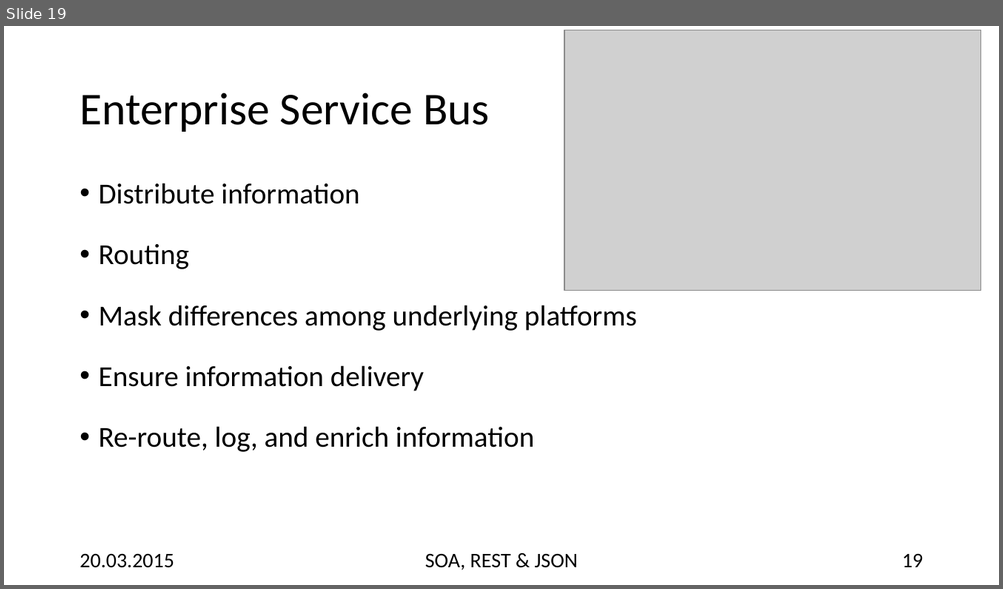
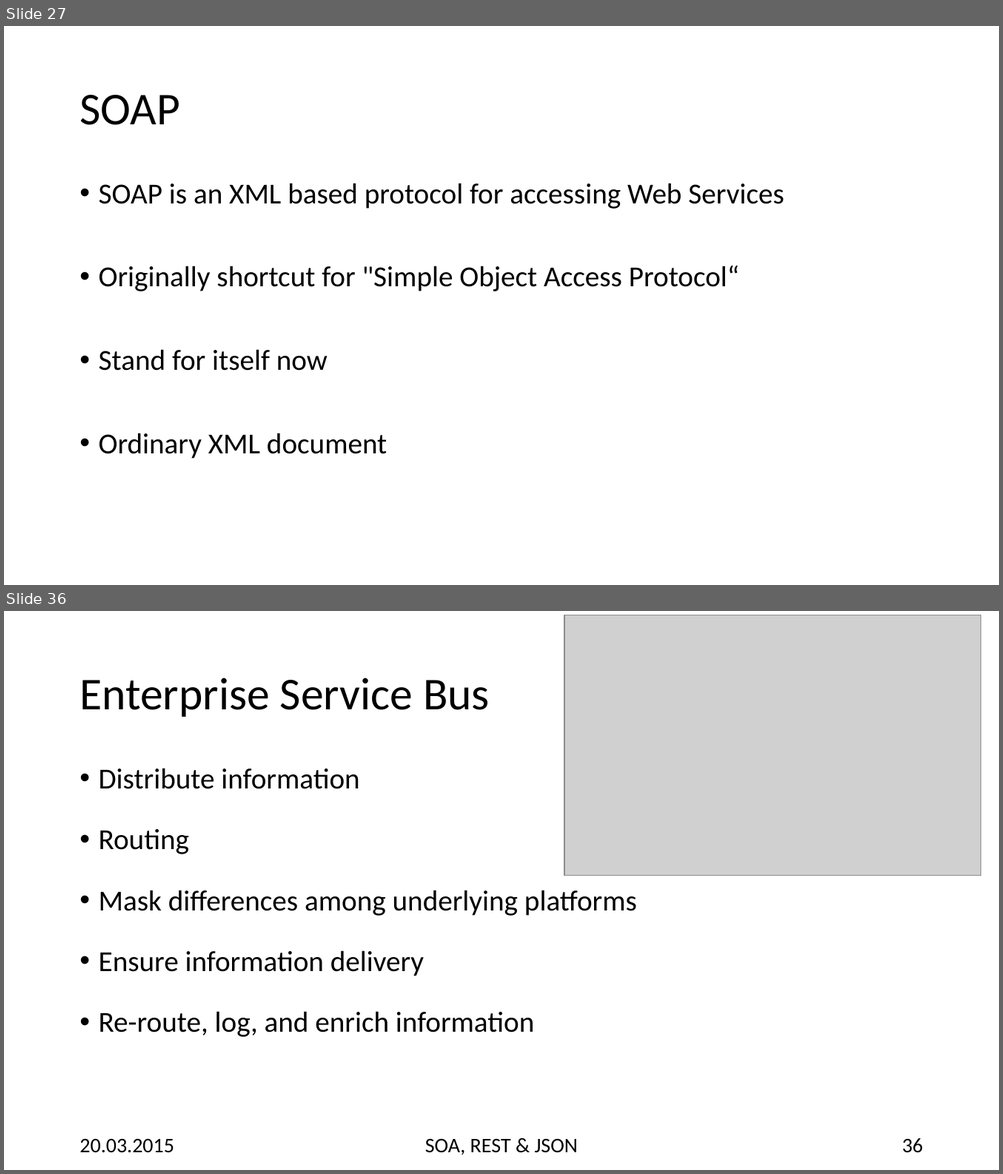
Before and after one commit to hsiegel-tgm/SOA2, a slide deck: p2.pptx. Shown one above the other, each under a label of ours: slide 19 before the commit, slides 27 and 36 after it; the slides between them are not shown. The pictures are 1003x589 and 1003x1174 pixels, drawn with LibreOffice and Linux fonts; fonts in the diff are those of the drawing; grey boxes stand for pictures. Boxes give left, top, right and bottom in pixels: in the first picture for what was removed or moved away, otherwise in the second. Text is boxed around its words. In the diff, an @@ line names an element or a change of style, - is before the commit and + after.

```diff
--- a/p2.pptx
+++ b/p2.pptx
@@ slide 27 added at <box>4,26,999,585</box>, background #FFFFFF @@
@@ title added at <box>79,95,180,125</box>, 44 pt, text #000000 @@
+SOAP
@@ text added at <box>99,183,783,459</box>, 28 pt, text #000000 @@
+• SOAP is an XML based protocol for accessing Web Services
+• Originally shortcut for "Simple Object Access Protocol“
+• Stand for itself now
+• Ordinary XML document
@@ what was slide 19 is now slide 36 @@
@@ page number at <box>902,1139,922,1153</box>: text changed @@
-19
+36
```
Also in this commit, not shown: 6 slides changed, 19 other slides added, 4 other files.
